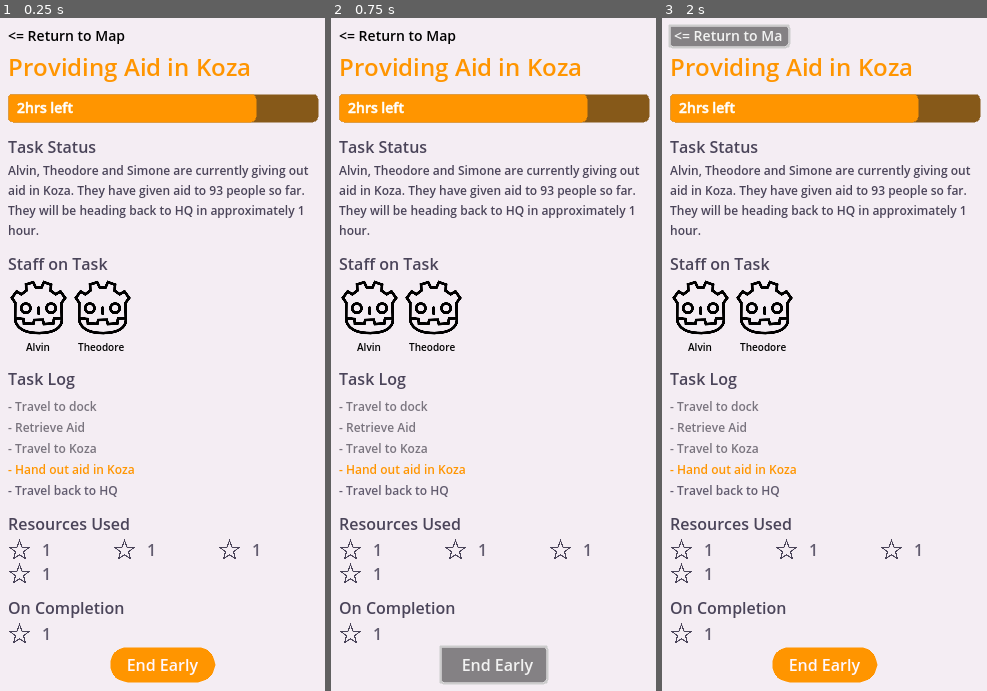
Above: before the commit, frames 1-3 (left to right).
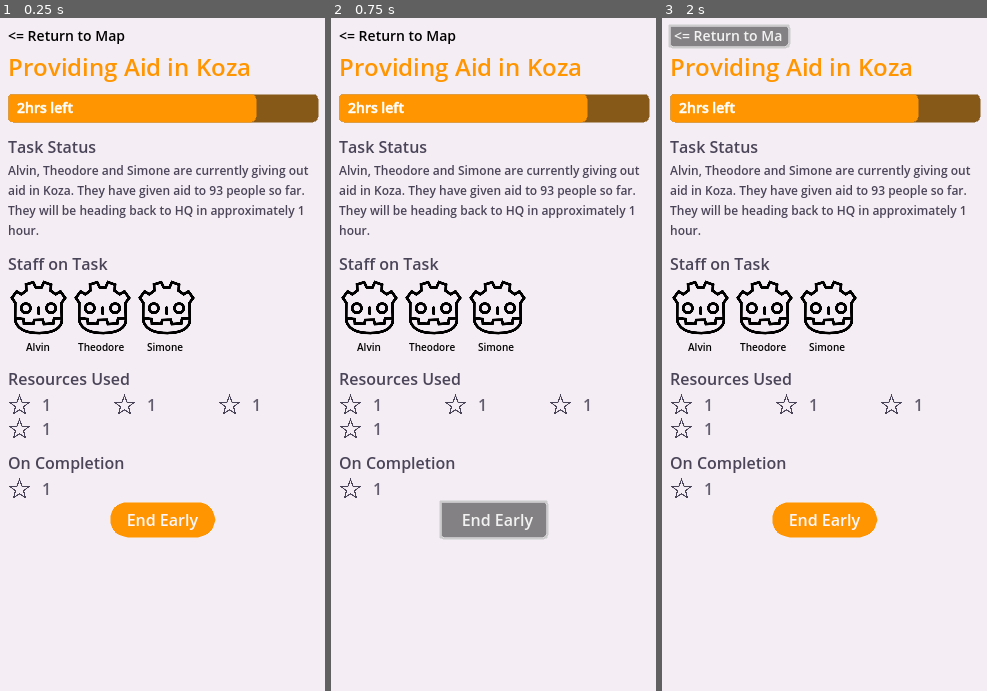
Above: after the commit, the same moments.

Repository: carabowes/Luscinia
Game: Godot game, scene res://scenes/task_details.tscn
Two runs of this game, one before a commit and one after it. Both use one fixed random seed, a clock stepped at 60 frames per second and the inputs below. This scene is started directly instead of the project's main scene.
Inputs:
- Up to frame 1 (0.25 s): no input
- Up to frame 2 (0.75 s): click "End Early" at 0.5 s
- Up to frame 3 (2 s): click "<= Return to Map" at 1.25 s

The runs differ from the first frame. In frame 1, 6.1% of the frame differs, in the area x 2-80%, y 38-99%; in frame 2, 6.6%; in frame 3, 6.1%.

Commit message:
Minor Sizing Issues
Refs #60

Fixed an issue where if the vertical aspect changed, the UI would not
expand to fill it. Changing some anchors now gives the expected
behaviour of filling the box

Diff:
--- a/luscinia/scenes/task_details.tscn
+++ b/luscinia/scenes/task_details.tscn
@@ -62,11 +62,13 @@
 anchor_bottom = 1.0
 grow_horizontal = 2
 grow_vertical = 2
+size_flags_vertical = 3
 
 [node name="Panel" type="Panel" parent="."]
-layout_mode = 2
-offset_right = 360.0
-offset_bottom = 800.0
+layout_mode = 1
+anchors_preset = 15
+anchor_right = 1.0
+anchor_bottom = 1.0
 grow_horizontal = 2
 grow_vertical = 2
 size_flags_horizontal = 3
@@ -174,7 +176,6 @@
 
 [node name="StaffOnTask2" parent="Panel/ScrollContainer/MarginContainer/VBoxContainer" instance=ExtResource("2_ykrfx")]
 layout_mode = 2
-staff_names = Array[String](["Alvin", "Theodore"])
 
 [node name="PaddingBar4" type="Panel" parent="Panel/ScrollContainer/MarginContainer/VBoxContainer"]
 modulate = Color(1, 1, 1, 0)
@@ -182,16 +183,19 @@
 layout_mode = 2
 
 [node name="TaskLogTitle" type="Label" parent="Panel/ScrollContainer/MarginContainer/VBoxContainer"]
+visible = false
 layout_mode = 2
 size_flags_vertical = 0
 text = "Task Log"
 label_settings = SubResource("LabelSettings_sm5ac")
 
 [node name="PaddingBar6" type="Panel" parent="Panel/ScrollContainer/MarginContainer/VBoxContainer"]
+visible = false
 modulate = Color(1, 1, 1, 0)
 layout_mode = 2
 
 [node name="TaskLog" type="VBoxContainer" parent="Panel/ScrollContainer/MarginContainer/VBoxContainer"]
+visible = false
 layout_mode = 2
 
 [node name="Events" type="Label" parent="Panel/ScrollContainer/MarginContainer/VBoxContainer/TaskLog"]
@@ -230,6 +234,7 @@
 label_settings = SubResource("LabelSettings_d3nhl")
 
 [node name="PaddingBar5" type="Panel" parent="Panel/ScrollContainer/MarginContainer/VBoxContainer"]
+visible = false
 modulate = Color(1, 1, 1, 0)
 custom_minimum_size = Vector2(0, 5)
 layout_mode = 2
